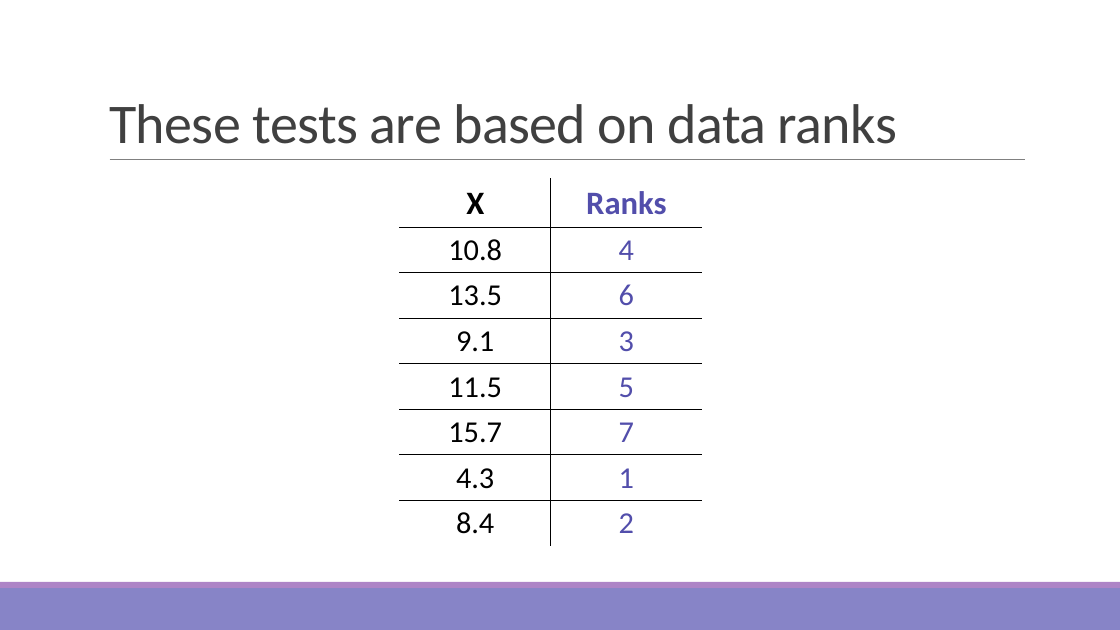
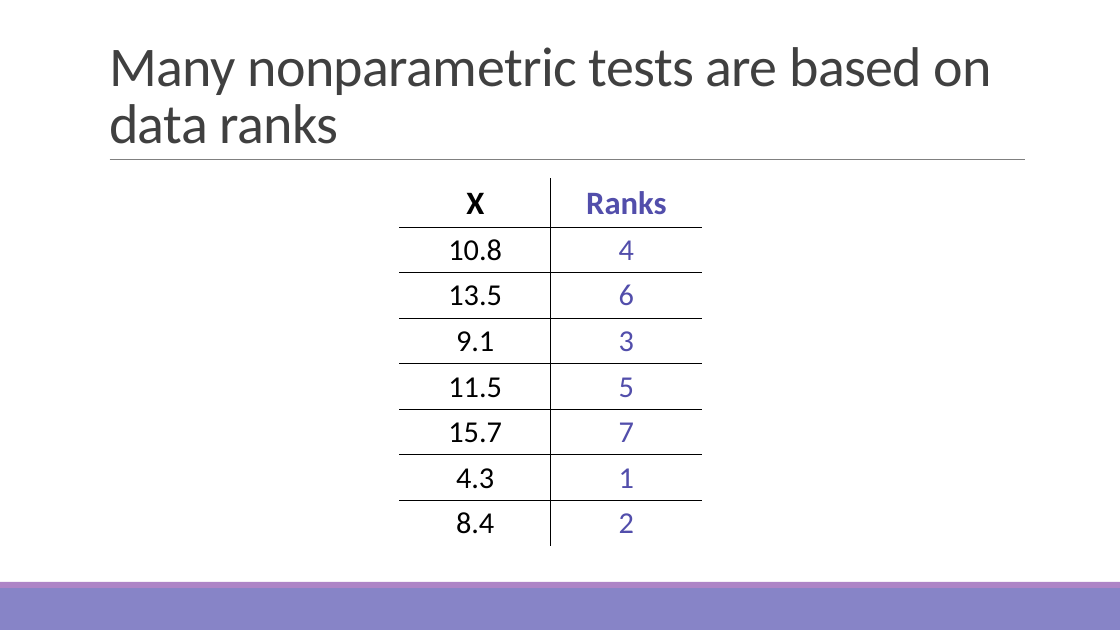
Before and after one commit to sjspielman/bio5312_fall2017, a slide deck: slide 6 of slides/day7_nonparametric_tidyr.pptx. Drawn at 1120x630 pixels with LibreOffice and Linux fonts; fonts in the diff are those of the drawing. Boxes give left, top, right and bottom in pixels: in the first picture for what was removed or moved away, otherwise in the second. Text is boxed around its words. In the diff, an @@ line names an element or a change of style, - is before the commit and + after.

```diff
--- a/slides/day7_nonparametric_tidyr.pptx
+++ b/slides/day7_nonparametric_tidyr.pptx
@@ title at [109,47,992,144]: text changed @@
-These tests are based on data ranks
+Many nonparametric tests are based on data ranks
```
Also in this commit, not shown: 9 other slides changed, 5 slides added, 1 slide removed, 1 other file.
